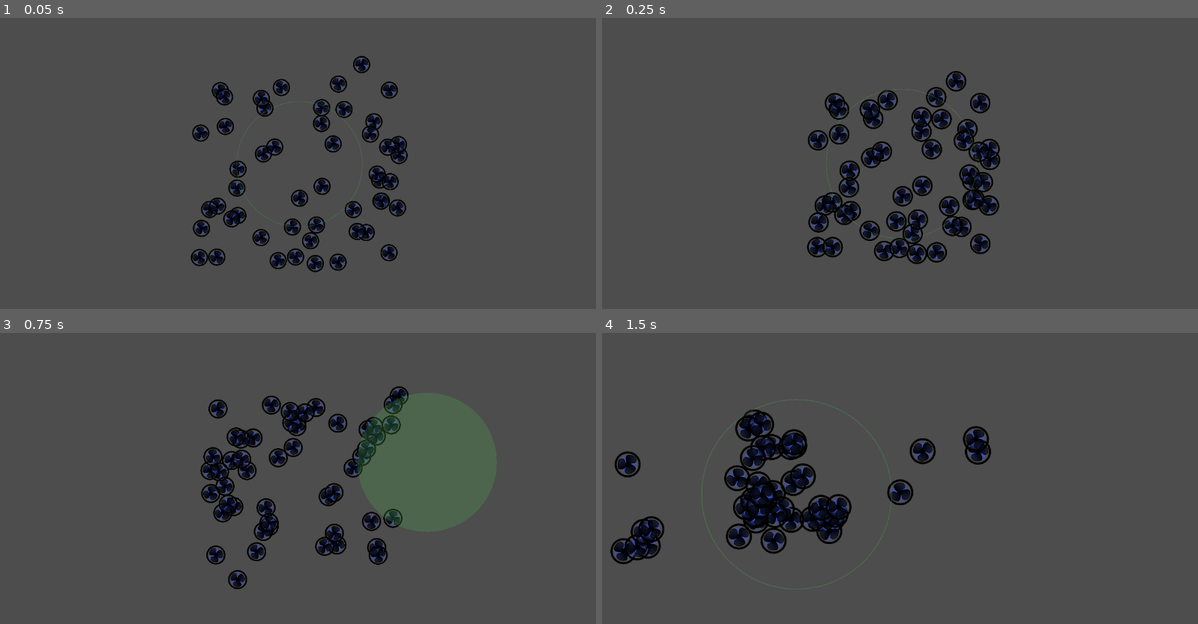
Above: before the commit, frames 1-4 (two rows, left to right).
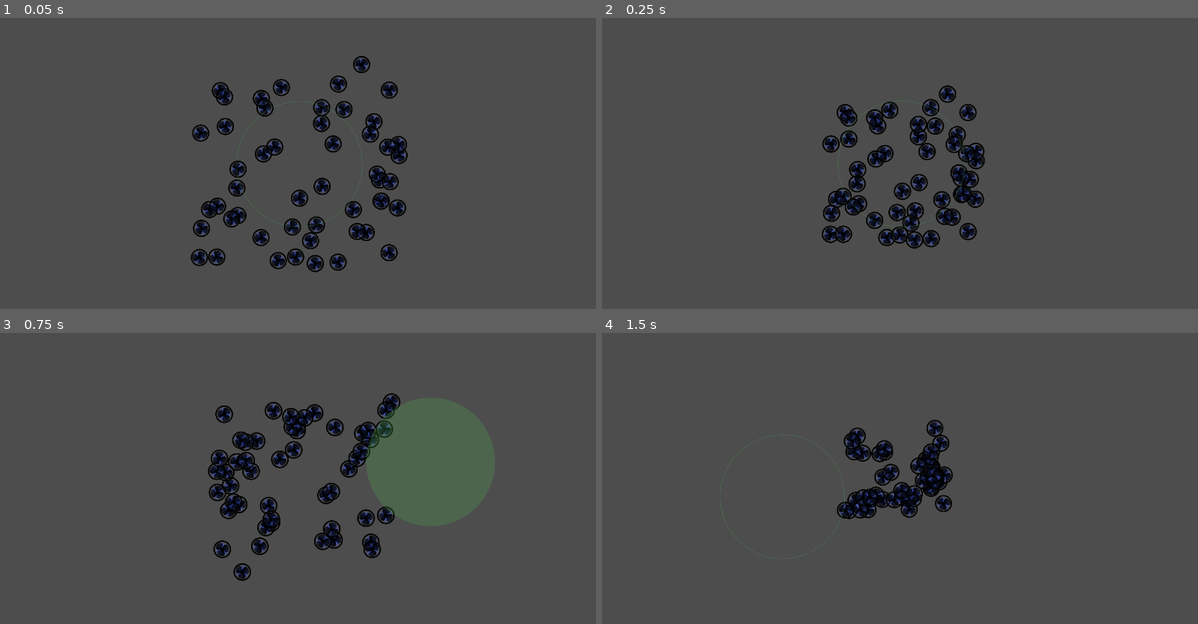
Above: after the commit, the same moments.

Repository: mgiuca/patient-zero
Game: Godot game, scene res://scenes/levels/lvl_body.tscn
Two runs of this game, one before a commit and one after it. Both use one fixed random seed, a clock stepped at 60 frames per second and the inputs below.
Inputs (mouse positions are in pixels of both pictures, inside the frame that each line leads up to):
- Up to frame 1 (0.05 s): no input
- Up to frame 2 (0.25 s): no input
- Up to frame 3 (0.75 s): move the mouse to (429, 461) at 0.52 s; press the mouse at (429, 461) at 0.53 s
- Up to frame 4 (1.5 s): move the mouse to (780, 495) at 1.27 s; release the mouse at (780, 495) at 1.28 s; click (780, 495) at 1.35 s

Frame 1 is identical in both runs. In frame 2, 8.7% of the frame differs, in the area x 34-67%, y 18-85%; in frame 3, 5.6%; in frame 4, 9.6%, in the area x 1-66%, y 26-80%.

Commit message:
Move the camera back in slowly rather than right away.

Diff:
--- a/scenes/level.gd
+++ b/scenes/level.gd
@@ -16,6 +16,10 @@
 # Add this much around the edge of the bots when framing the camera.
 var zoom_margin : float = 500
 
+# Current zoom level. Can be pushed out by bots moving far away. Slowly creeps
+# back in.
+var current_zoom : float = 1
+
 func _ready():
   $Music.seek(music_start_time)
 
@@ -32,16 +36,16 @@
   bots.append(bot)
   add_child(bot)
 
-func _process(delta):
+func _process(delta: float):
   # Gets the mouse position in global coordinates, based on the location
   # of the camera.
   var mouse_pos = $Camera.get_global_mouse_position()
   $Cursor.position = mouse_pos
 
-  update_camera()
+  update_camera(delta)
 
 ## Update the camera to capture a view of all the bots.
-func update_camera():
+func update_camera(delta: float):
   # Note that the camera position will auto-smooth, but zoom will not.
 
   # No bots; we can't update the camera so leave as-is.
@@ -72,4 +76,8 @@
   # These give the zoom required to satisfy each axis. Set the camera zoom to
   # whichever will be the most zoomed out of these two.
   var zoom = min(x_zoom, y_zoom)
-  $Camera.zoom = Vector2(zoom, zoom)
+  if zoom > current_zoom:
+    current_zoom += 0.01 * delta
+  if zoom < current_zoom:
+    current_zoom = zoom
+  $Camera.zoom = Vector2(current_zoom, current_zoom)
